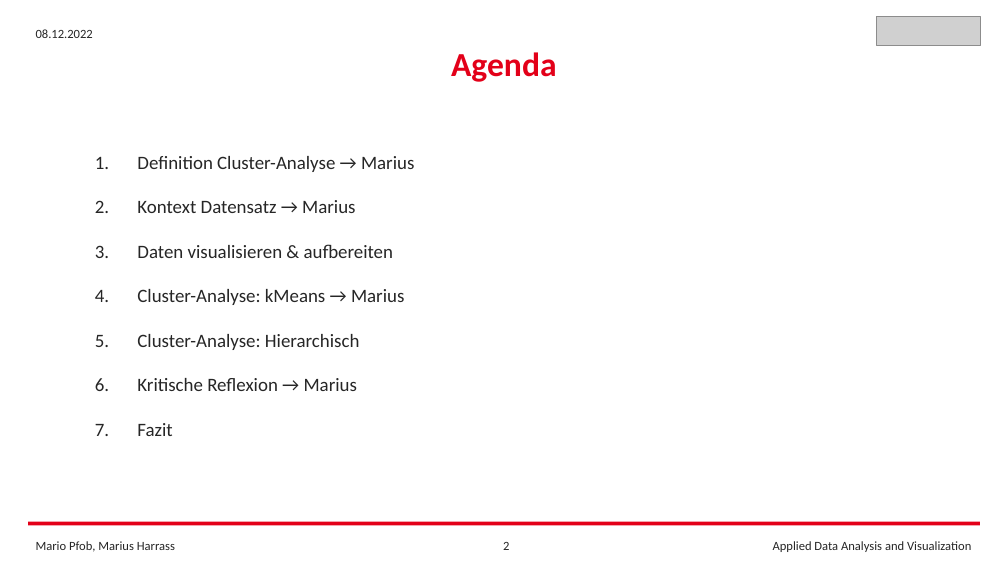
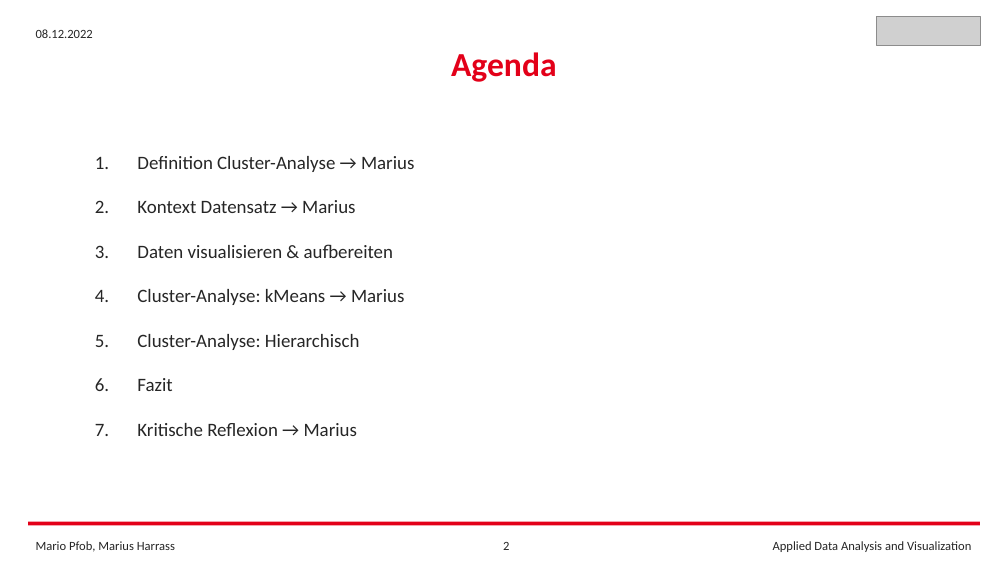
Before and after one commit to FrankCastlepancakes/ClusteringScikitLearn, a slide deck: slide 2 of Clustering_Scikit_Learn.pptx. Drawn at 1008x567 pixels with LibreOffice and Linux fonts; fonts in the diff are those of the drawing; grey boxes stand for pictures. Boxes give left, top, right and bottom in pixels: in the first picture for what was removed or moved away, otherwise in the second. Text is boxed around its words. In the diff, an @@ line names an element or a change of style, - is before the commit and + after.

```diff
--- a/Clustering_Scikit_Learn.pptx
+++ b/Clustering_Scikit_Learn.pptx
@@ text at box(137, 378, 172, 391): paragraph added @@
+6. Fazit
@@ text at box(137, 423, 172, 436): paragraph removed @@
-7. Fazit
```
Also in this commit, not shown: 1 other slide changed, 1 other file.
